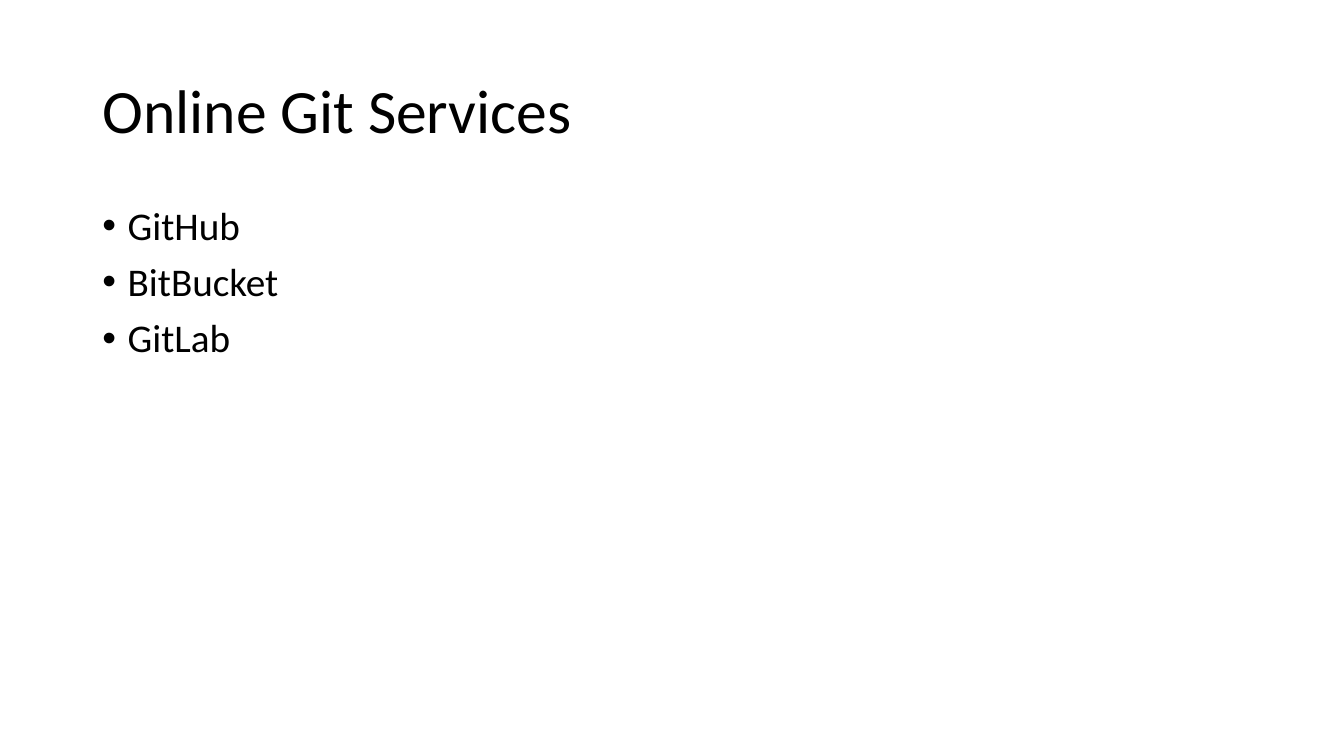
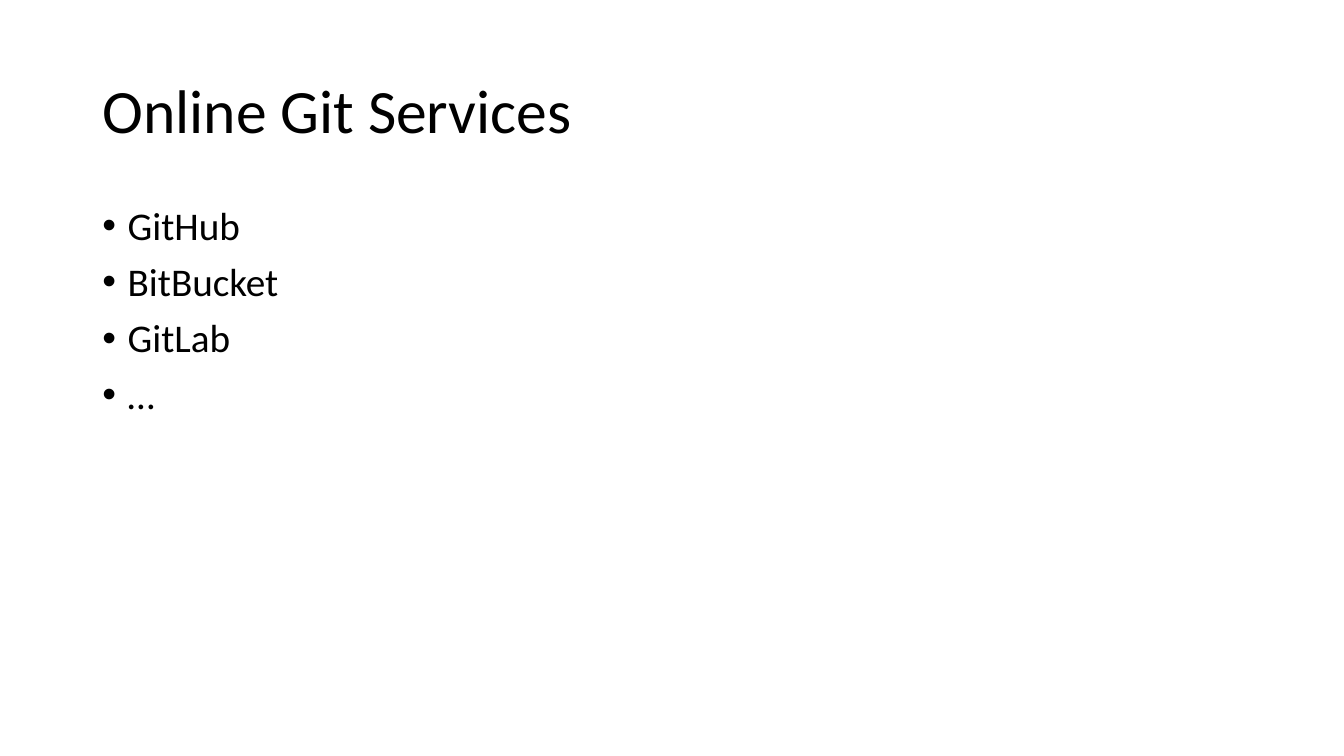
Before and after one commit to tomovermeers/MyFirstGitProject, a slide deck: slide 8 of GIT.pptx. Drawn at 1344x756 pixels with LibreOffice and Linux fonts; fonts in the diff are those of the drawing. Boxes give left, top, right and bottom in pixels: in the first picture for what was removed or moved away, otherwise in the second. Text is boxed around its words. In the diff, an @@ line names an element or a change of style, - is before the commit and + after.

```diff
--- a/GIT.pptx
+++ b/GIT.pptx
@@ text at <box>128,212,279,353</box>: paragraph added @@
+• …
```
Also in this commit, not shown: 5 other slides changed.
